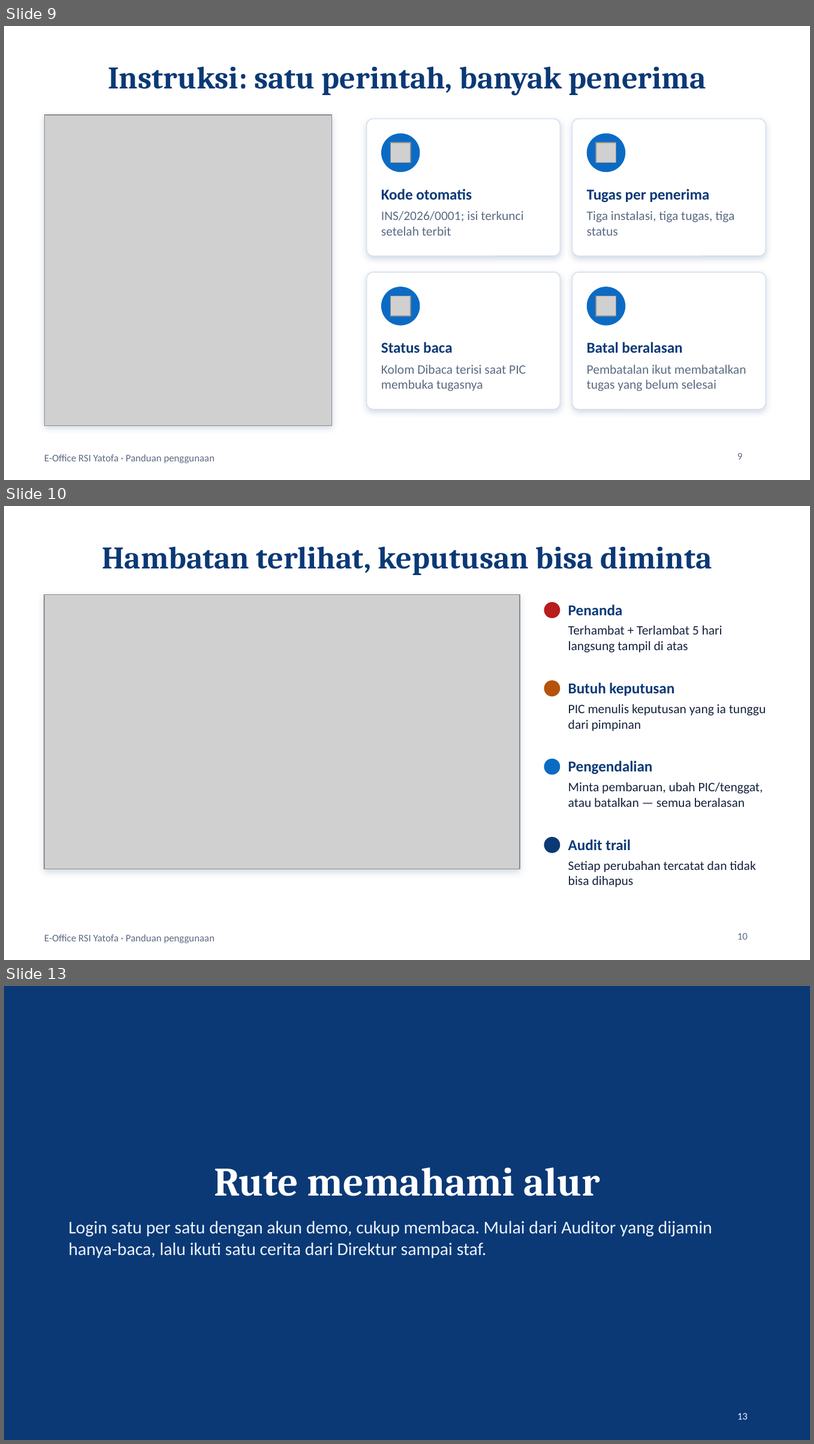
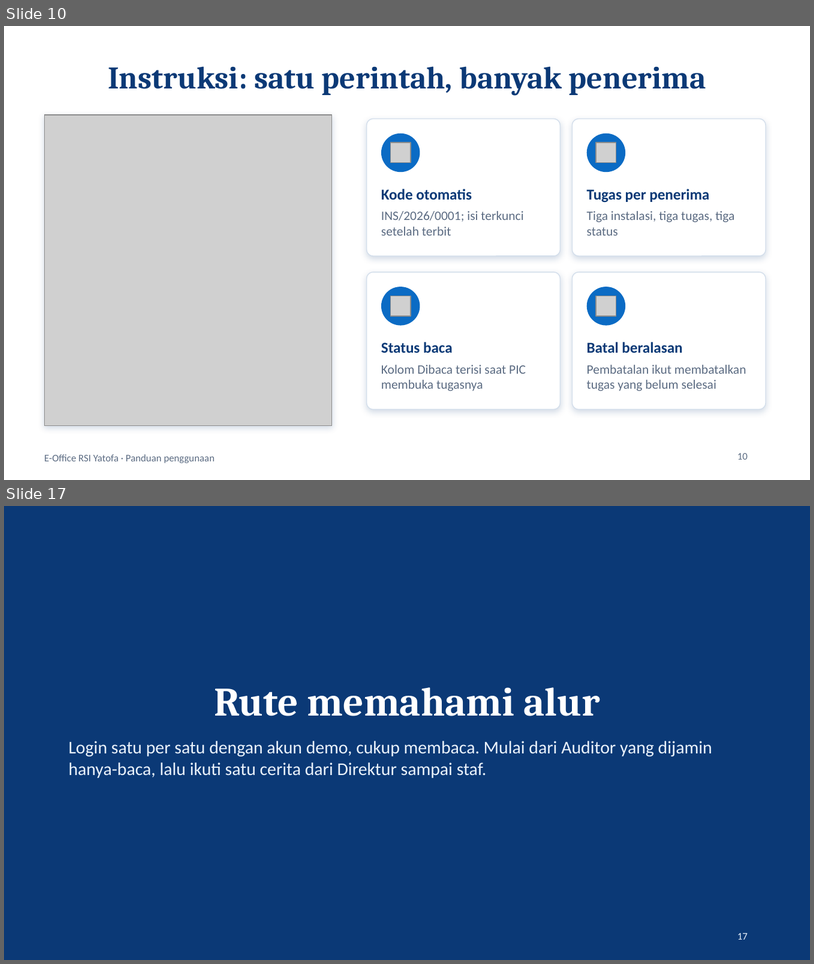
Before and after one commit to krisnapranata/E-Office, a slide deck: Panduan_EOffice_RSI_Yatofa.pptx. Shown one above the other, each under a label of ours: slides 9, 10 and 13 before the commit, slides 10 and 17 after it; the slides between them are not shown. The pictures are 814x1444 and 814x964 pixels, drawn with LibreOffice and Linux fonts; fonts in the diff are those of the drawing; grey boxes stand for pictures. Boxes give left, top, right and bottom in pixels: in the first picture for what was removed or moved away, otherwise in the second. Text is boxed around its words. In the diff, an @@ line names an element or a change of style, - is before the commit and + after.

```diff
--- a/Panduan_EOffice_RSI_Yatofa.pptx
+++ b/Panduan_EOffice_RSI_Yatofa.pptx
@@ slide 10 removed at bbox=[4, 506, 810, 960], background #FFFFFF; not listed: 1 template element that a slide beside it also shows @@
@@ title removed at bbox=[102, 546, 712, 575] @@
-Hambatan terlihat, keputusan bisa diminta
@@ rectangle removed at bbox=[44, 595, 520, 869] @@
@@ picture removed at bbox=[44, 595, 520, 869] @@
@@ ellipse removed at bbox=[544, 602, 560, 618] @@
@@ text removed at bbox=[569, 604, 623, 616] @@
-Penanda
@@ text removed at bbox=[569, 625, 723, 652] @@
-Terhambat + Terlambat 5 hari langsung tampil di atas
@@ ellipse removed at bbox=[544, 680, 560, 696] @@
@@ text removed at bbox=[569, 682, 675, 696] @@
-Butuh keputusan
@@ text removed at bbox=[569, 704, 766, 731] @@
-PIC menulis keputusan yang ia tunggu dari pimpinan
@@ ellipse removed at bbox=[544, 759, 560, 775] @@
@@ text removed at bbox=[569, 760, 653, 774] @@
-Pengendalian
@@ text removed at bbox=[569, 782, 764, 807] @@
-Minta pembaruan, ubah PIC/tenggat, atau batalkan — semua beralasan
@@ ellipse removed at bbox=[544, 837, 560, 853] @@
@@ text removed at bbox=[569, 839, 631, 850] @@
-Audit trail
@@ text removed at bbox=[569, 861, 756, 887] @@
-Setiap perubahan tercatat dan tidak bisa dihapus
@@ page number removed at bbox=[738, 933, 748, 939] @@
-10
@@ what was slide 9 is now slide 10 @@
@@ page number at bbox=[738, 453, 748, 459]: text changed @@
-9
+10
@@ what was slide 13 is now slide 17 @@
@@ page number at bbox=[738, 933, 748, 939]: text changed @@
-13
+17
```
Also in this commit, not shown: 10 slides changed, 6 slides added, 1 other slide removed.
